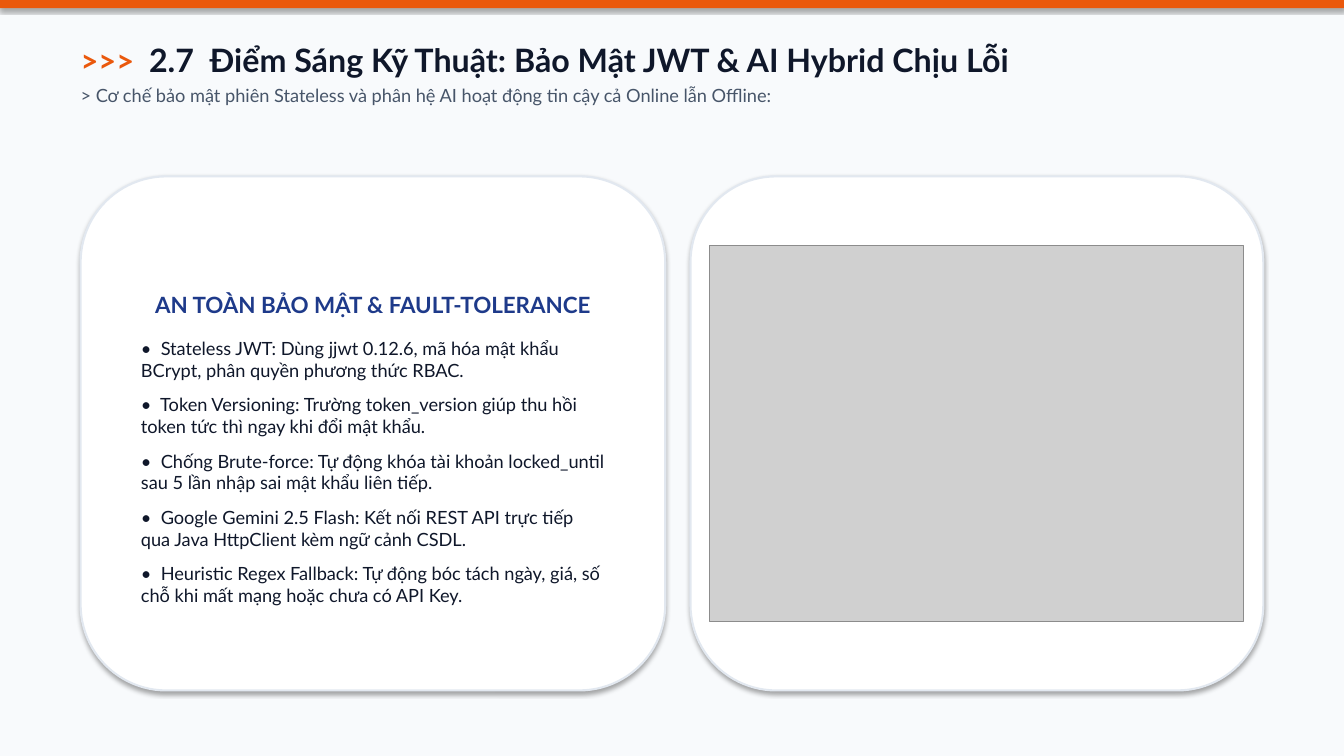
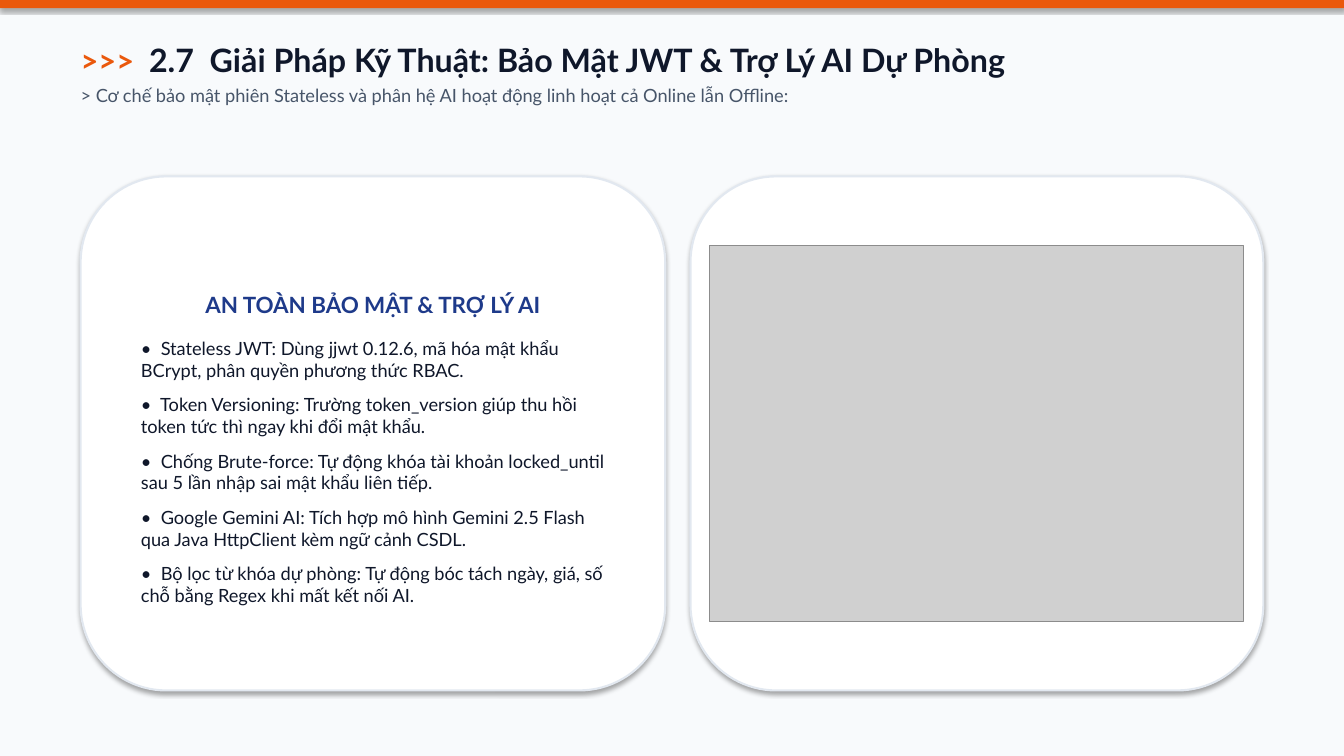
Before and after one commit to em123ngao-arch/thueXe_Online, a slide deck: slide 11 of docs/Slide_Bao_Ve_Do_An_DriveShare_K4.pptx. Drawn at 1344x756 pixels with LibreOffice and Linux fonts; fonts in the diff are those of the drawing; grey boxes stand for pictures. Boxes give left, top, right and bottom in pixels: in the first picture for what was removed or moved away, otherwise in the second. Text is boxed around its words. In the diff, an @@ line names an element or a change of style, - is before the commit and + after.

```diff
--- a/docs/Slide_Bao_Ve_Do_An_DriveShare_K4.pptx
+++ b/docs/Slide_Bao_Ve_Do_An_DriveShare_K4.pptx
@@ text at [96,48,1005,106]: text changed @@
->>> 2.7 Điểm Sáng Kỹ Thuật: Bảo Mật JWT & AI Hybrid Chịu Lỗi
-> Cơ chế bảo mật phiên Stateless và phân hệ AI hoạt động tin cậy cả Online lẫn Offline:
+>>> 2.7 Giải Pháp Kỹ Thuật: Bảo Mật JWT & Trợ Lý AI Dự Phòng
+> Cơ chế bảo mật phiên Stateless và phân hệ AI hoạt động linh hoạt cả Online lẫn Offline:
@@ text in rounded rectangle at [205,293,540,317]: text changed @@
-AN TOÀN BẢO MẬT & FAULT-TOLERANCE
+AN TOÀN BẢO MẬT & TRỢ LÝ AI
@@ text in rounded rectangle at [141,510,603,606]: text changed @@
-• Google Gemini 2.5 Flash: Kết nối REST API trực tiếp qua Java HttpClient kèm ngữ cảnh CSDL.
-• Heuristic Regex Fallback: Tự động bóc tách ngày, giá, số chỗ khi mất mạng hoặc chưa có API Key.
+• Google Gemini AI: Tích hợp mô hình Gemini 2.5 Flash qua Java HttpClient kèm ngữ cảnh CSDL.
+• Bộ lọc từ khóa dự phòng: Tự động bóc tách ngày, giá, số chỗ bằng Regex khi mất kết nối AI.
```
Also in this commit, not shown: 15 other slides changed, 2 slides removed, 38 other files.
